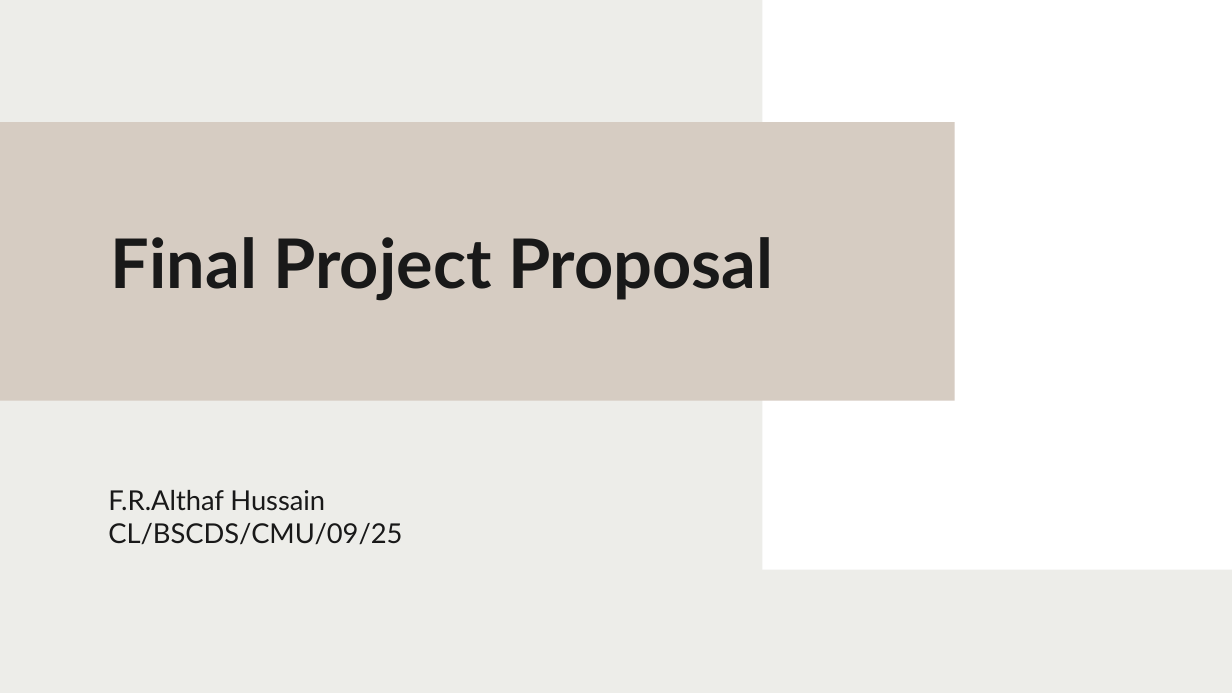
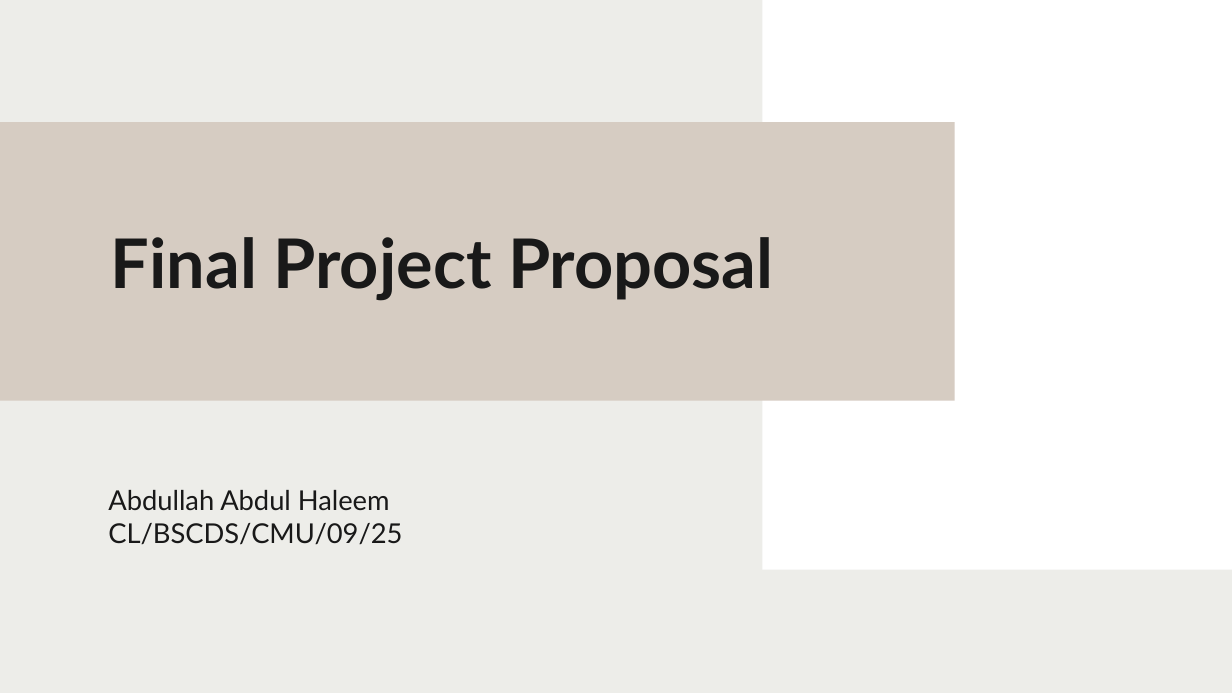
Before and after one commit to Abdullah-ahfj/Bsc-Hons-DataScience_final_project, a slide deck: slide 1 of Final_Proposal.pptx. Drawn at 1232x693 pixels with LibreOffice and Linux fonts; fonts in the diff are those of the drawing. Boxes give left, top, right and bottom in pixels: in the first picture for what was removed or moved away, otherwise in the second. Text is boxed around its words. In the diff, an @@ line names an element or a change of style, - is before the commit and + after.

```diff
--- a/Final_Proposal.pptx
+++ b/Final_Proposal.pptx
@@ subtitle at bbox=[108, 490, 390, 511]: text changed @@
-F.R.Althaf Hussain
+Abdullah Abdul Haleem
```
Also in this commit, not shown: 2 other slides changed, 1 other file.
